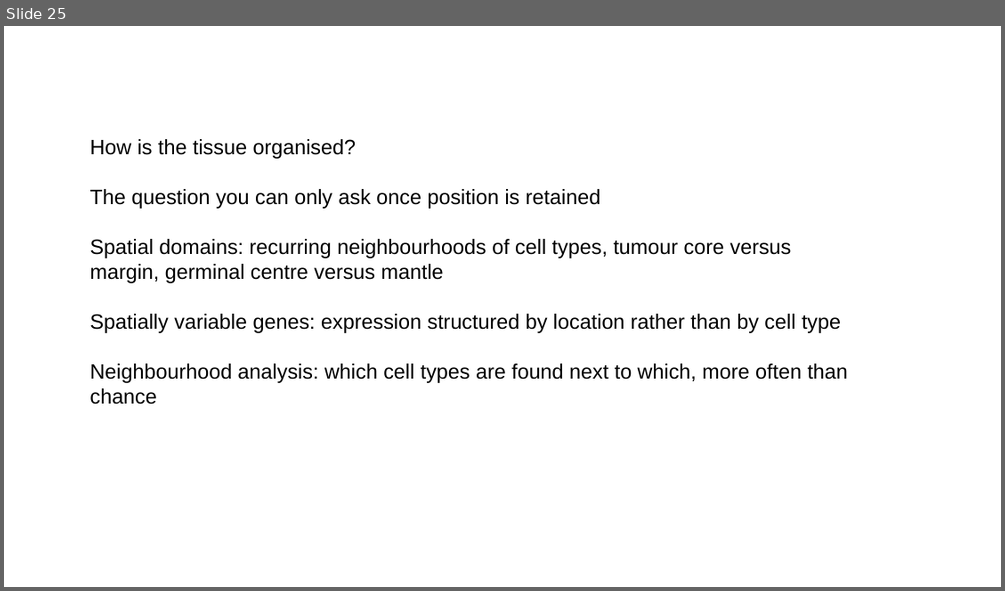
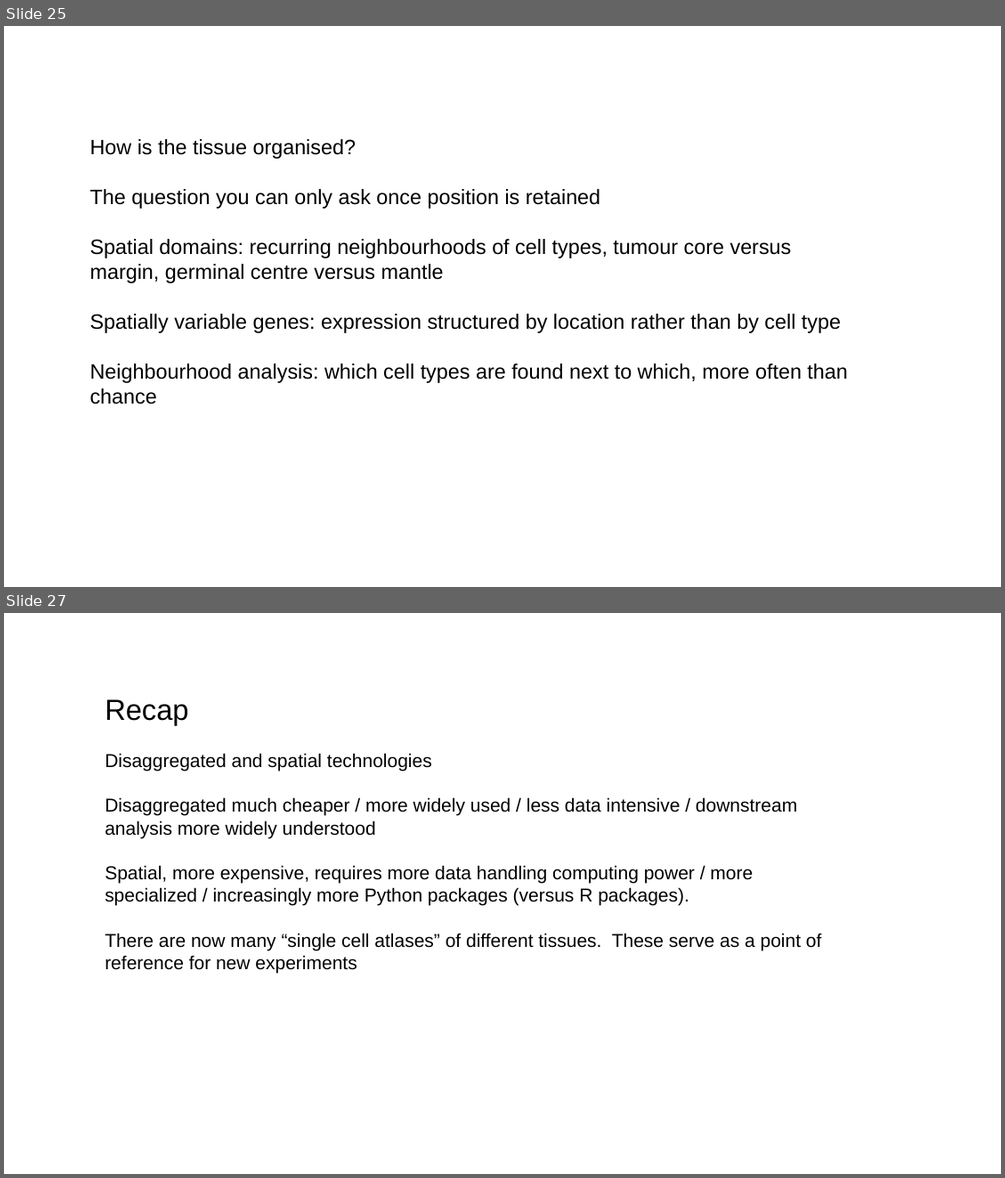
Before and after one commit to steverozen/handouts2026, a slide deck: friday_aug_6/single-cell-bioinformatics-overview.pptx. Shown one above the other, each under a label of ours: slide 25 before the commit, slides 25 and 27 after it; the slides between them are not shown. The pictures are 1005x591 and 1005x1178 pixels, drawn with LibreOffice and Linux fonts; fonts in the diff are those of the drawing. Boxes give left, top, right and bottom in pixels: in the first picture for what was removed or moved away, otherwise in the second. Text is boxed around its words. In the diff, an @@ line names an element or a change of style, - is before the commit and + after.

```diff
--- a/friday_aug_6/single-cell-bioinformatics-overview.pptx
+++ b/friday_aug_6/single-cell-bioinformatics-overview.pptx
@@ slide 27 added at [4, 613, 1001, 1174], background #FFFFFF @@
@@ text added at [105, 699, 821, 973], 18 pt, text #000000 @@
+Recap
+Disaggregated and spatial technologies
+Disaggregated much cheaper / more widely used / less data intensive / downstream analysis more widely understood
+Spatial, more expensive, requires more data handling computing power / more specialized / increasingly more Python packages (versus R packages).
+There are now many “single cell atlases” of different tissues. These serve as a point of reference for new experiments
```
Also in this commit, not shown: 2 slides changed, 1 other slide added, 1 slide removed, 1 other file.
